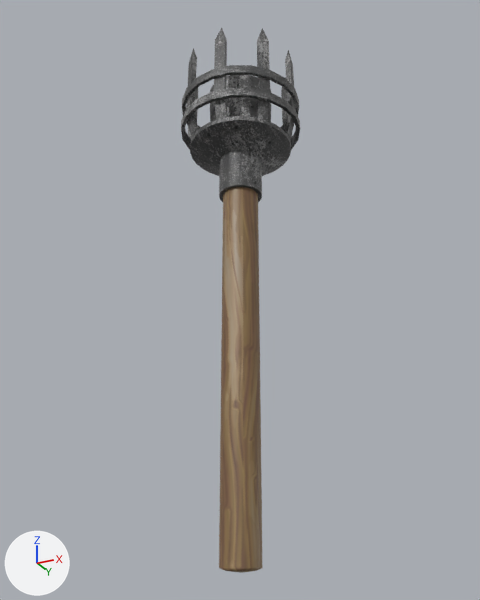
The FBX model Egress/Assets/Models/heldTorch.fbx: old version first, new version second.
Before and after are seen from a 50 mm camera at (0.373, -0.747, -0.269) aimed at (-0.006, 0.009, 0.072). Lighting does not change. The marker at lower left points along +X, +Y and +Z. Where no turn or scale is listed for an object, it has been applied to the vertices.

In view in the first picture: 'Metal', 'WoodenStick'.
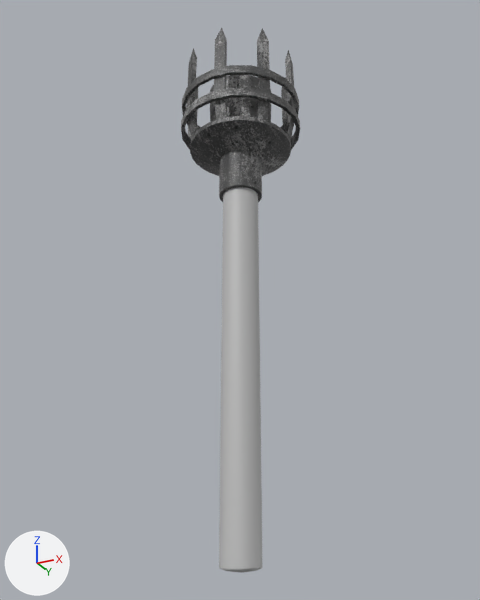
The newer file is also rescaled (x1.5) as a whole; pictures and numbers use the older file's frame.

What differs and where, as boxes (x1, y1, x2, y2) in the pictures (480 x 600 px):
'WoodenStick', recoloured (brown to grey)
    both: (219, 187, 262, 573)

Patch to the scene script:
```diff
--- a/Egress/Assets/Models/heldTorch.fbx.py
+++ b/Egress/Assets/Models/heldTorch.fbx.py
@@ mat_default_material @@
+mat_default_material = principled_material('Default_Material')
+mat_default_material.base_color = (0.5, 0.5, 0.5)  # grey #bcbcbc
@@ me_mesh_001 @@
 me_mesh_001.from_pydata(...)  # 98 vertices, 96 faces; spans x -0.025..0.025, y -0.025..0.025, z 0.005..0.507
-me_mesh_001.materials.append(mat_torch_1)  # picture img_torch_1_png
+me_mesh_001.materials.append(mat_default_material)  # grey #bcbcbc
```
